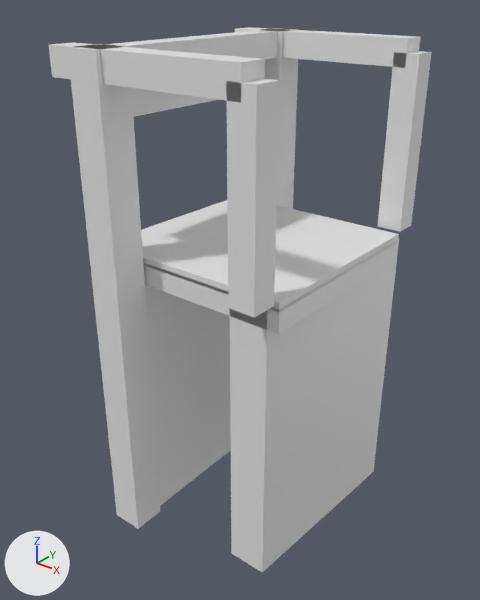
Two versions of the glTF model models/sneek/sneek-zwettebrug/sneek-zwettebrug.glb, one commit apart.
One viewpoint serves both versions: a 50 mm camera at (13.31, -17.36, 8.96) aimed at (-0.32, -0.33, -1.61). The axes (+X, +Y, +Z) are drawn at lower left. The lights are the same throughout. The older version comes first.

Objects in the first picture: 'building:balans', 'building:balans 2', 'building:contragewicht', 'building:hamei', 'building:hamei 2', 'building:hangstang', 'building:hangstang 2', 'building:portaal', 'road:dek', 'road:landhoofd (aangenomen)', 'road:landhoofd (aangenomen) 2', 'road:rijbaan lokale weg', 'road:voetpad' and 1 more.
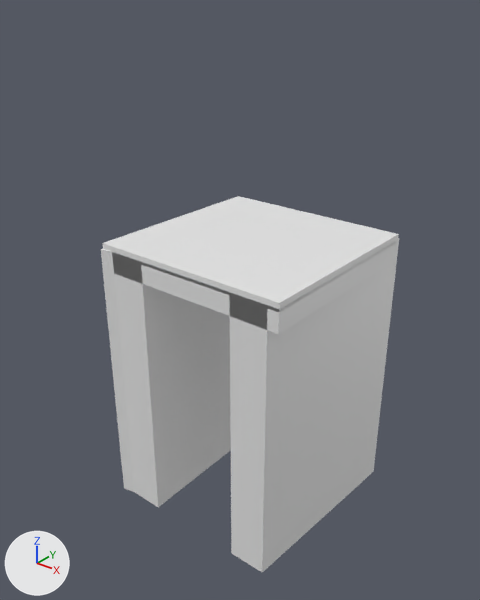
What differs and where, as boxes [x1, y1, x2, y2] in the pictures (480 x 600 px):
'building:hamei 2', deleted
    before: [67, 44, 160, 529]
'building:hangstang 2', deleted
    before: [226, 79, 280, 317]
'building:balans 2', deleted
    before: [49, 42, 265, 102]
'building:hangstang', deleted
    before: [377, 51, 432, 232]
'building:balans', deleted
    before: [235, 27, 420, 68]
'building:hamei', deleted
    before: [254, 28, 298, 209]
'building:portaal', deleted
    before: [92, 29, 284, 59]
'building:contragewicht', deleted
    before: [131, 88, 218, 117]

Diff of the bpy script that builds the scene:
```diff
--- a/models/sneek/sneek-zwettebrug/sneek-zwettebrug.glb.py
+++ b/models/sneek/sneek-zwettebrug/sneek-zwettebrug.glb.py
@@ ob_building_hamei @@
-ob_building_hamei = bpy.data.objects.new('building:hamei', me_hamei)
-ob_building_hamei.location = (0.0, 0.0, 0.0)
@@ ob_building_hamei_2 @@
-ob_building_hamei_2 = bpy.data.objects.new('building:hamei 2', me_hamei_2)
-ob_building_hamei_2.location = (0.0, 0.0, 0.0)
@@ ob_building_portaal @@
-ob_building_portaal = bpy.data.objects.new('building:portaal', me_portaal)
-ob_building_portaal.location = (0.0, 0.0, 0.0)
@@ ob_building_balans @@
-ob_building_balans = bpy.data.objects.new('building:balans', me_balans)
-ob_building_balans.location = (0.0, 0.0, 0.0)
@@ ob_building_hangstang @@
-ob_building_hangstang = bpy.data.objects.new('building:hangstang', me_hangstang)
-ob_building_hangstang.location = (0.0, 0.0, 0.0)
@@ ob_building_balans_2 @@
-ob_building_balans_2 = bpy.data.objects.new('building:balans 2', me_balans_2)
-ob_building_balans_2.location = (0.0, 0.0, 0.0)
@@ ob_building_hangstang_2 @@
-ob_building_hangstang_2 = bpy.data.objects.new('building:hangstang 2', me_hangstang_2)
-ob_building_hangstang_2.location = (0.0, 0.0, 0.0)
@@ ob_building_contragewicht @@
-ob_building_contragewicht = bpy.data.objects.new('building:contragewicht', me_contragewicht)
-ob_building_contragewicht.location = (0.0, 0.0, 0.0)
```
